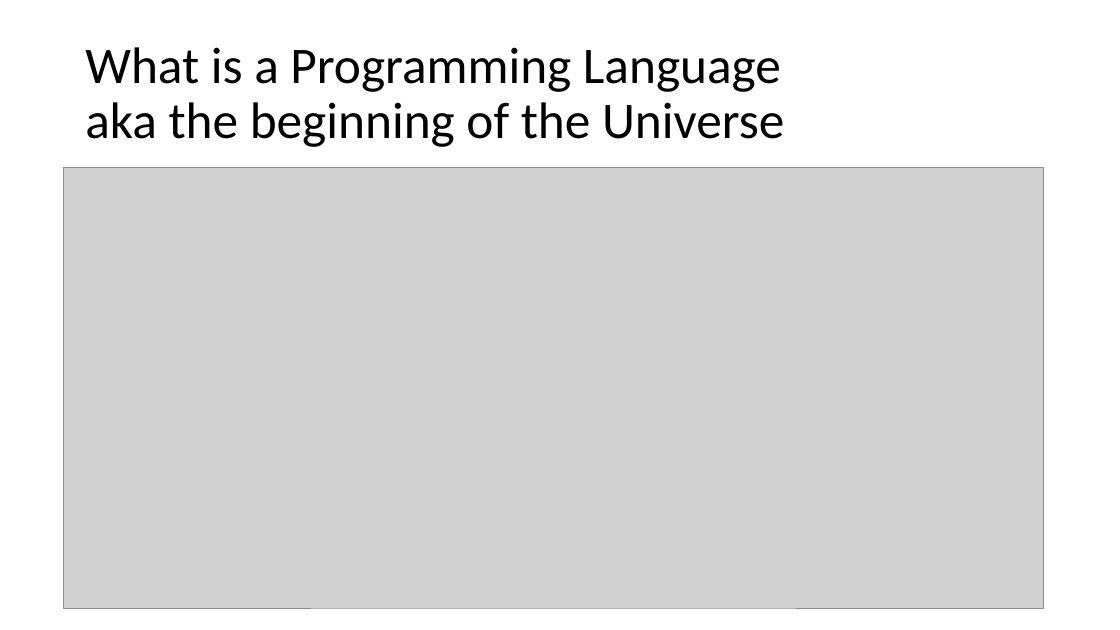
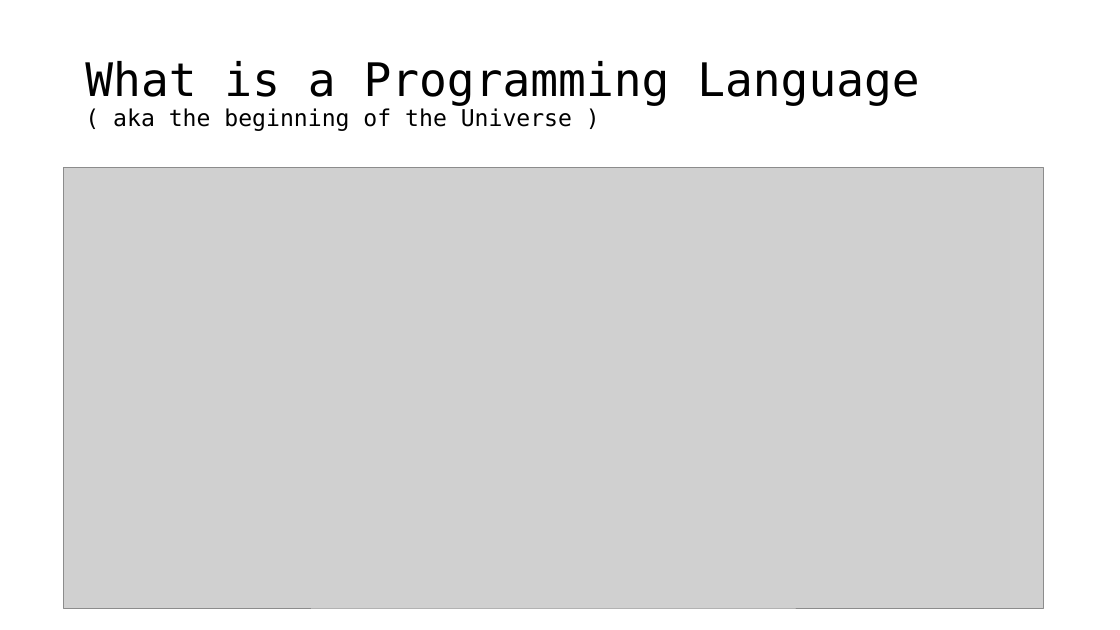
Before and after one commit to seanwestfall/algorithm_w_presentation, a slide deck: slide 4 of Presentation1.pptx. Drawn at 1120x630 pixels with LibreOffice and Linux fonts; fonts in the diff are those of the drawing; grey boxes stand for pictures. Boxes give left, top, right and bottom in pixels: in the first picture for what was removed or moved away, otherwise in the second. Text is boxed around its words. In the diff, an @@ line names an element or a change of style, - is before the commit and + after.

```diff
--- a/Presentation1.pptx
+++ b/Presentation1.pptx
@@ title at (85,61,919,131): text changed; size 44 to 19.8 pt; font Calibri to DejaVu Sans Mono @@
-What is a Programming Language
-aka the beginning of the Universe
+What is a Programming Language
+( aka the beginning of the Universe )
```
Also in this commit, not shown: 6 other slides changed, 1 slide added.
